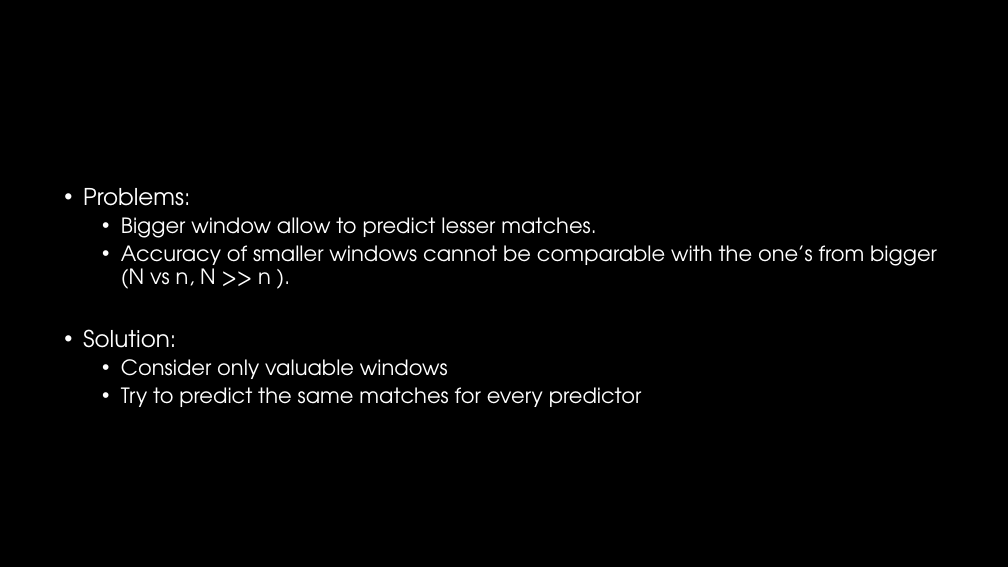
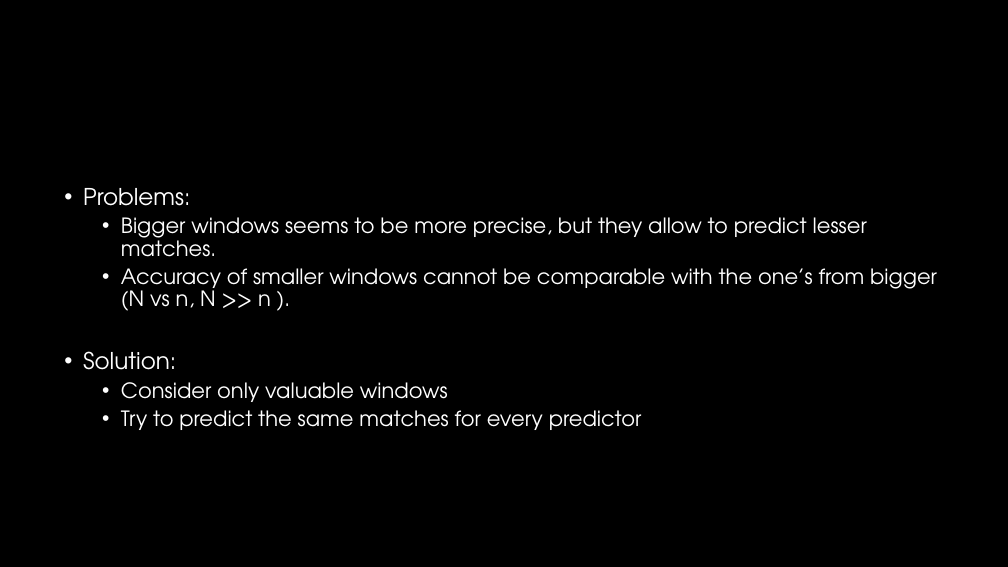
Before and after one commit to P1Analytics/DataMining-Football-Match-Prediction, a slide deck: slide 10 of TODO/spa_presentation.pptx. Drawn at 1008x567 pixels with LibreOffice and Linux fonts; fonts in the diff are those of the drawing; background and template pictures are left out. Boxes give left, top, right and bottom in pixels: in the first picture for what was removed or moved away, otherwise in the second. Text is boxed around its words. In the diff, an @@ line names an element or a change of style, - is before the commit and + after.

```diff
--- a/TODO/spa_presentation.pptx
+++ b/TODO/spa_presentation.pptx
@@ text at (121, 217, 867, 257): text changed @@
-  • Bigger window allow to predict lesser matches.
+  • Bigger windows seems to be more precise, but they allow to predict lesser matches.
```
